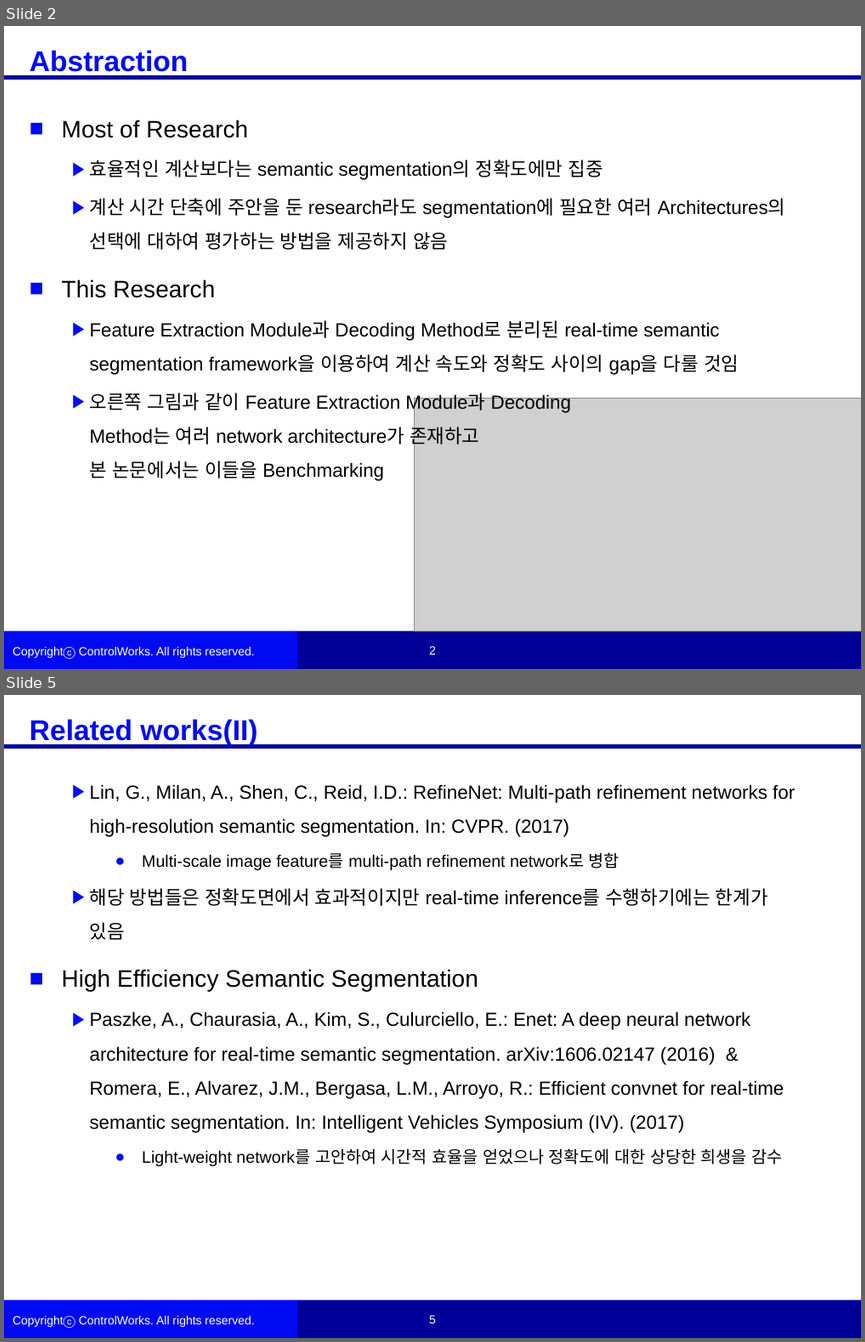
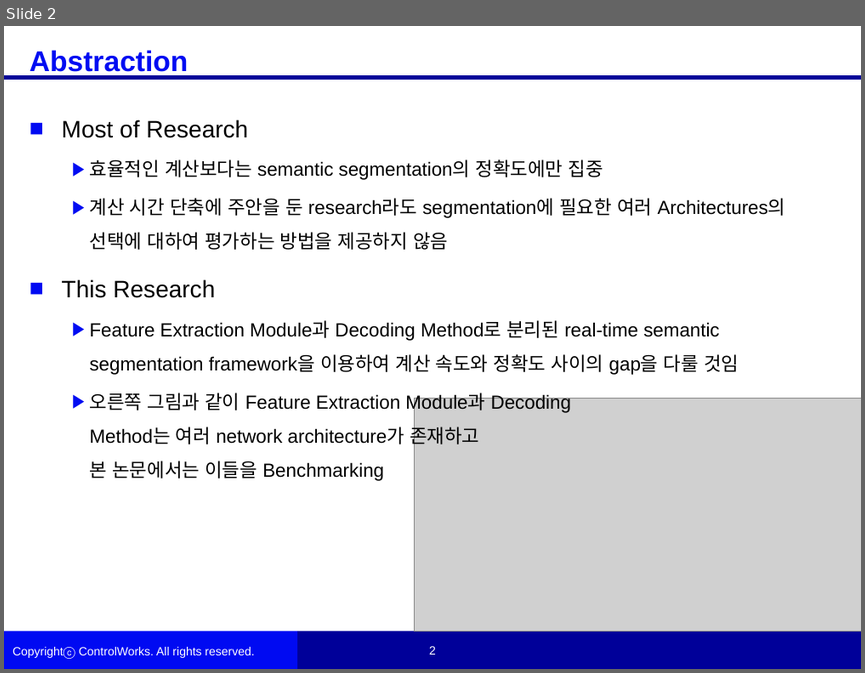
Before and after one commit to woojinKwon/deep_learning_paper, a slide deck: RTSEG_REAL-TIME SEMANTIC SEGMENTATION COMPARATIVE STUDY_논문정리.pptx. Shown one above the other, each under a label of ours: slides 2 and 5 before the commit, slide 2 after it; the slides between them are not shown. The pictures are 865x1342 and 865x673 pixels, drawn with LibreOffice and Linux fonts; fonts in the diff are those of the drawing; grey boxes stand for pictures; background and template pictures are left out. Boxes give left, top, right and bottom in pixels: in the first picture for what was removed or moved away, otherwise in the second. Text is boxed around its words. In the diff, an @@ line names an element or a change of style, - is before the commit and + after.

```diff
--- a/RTSEG_REAL-TIME SEMANTIC SEGMENTATION COMPARATIVE STUDY_논문정리.pptx
+++ b/RTSEG_REAL-TIME SEMANTIC SEGMENTATION COMPARATIVE STUDY_논문정리.pptx
@@ slide 5 removed at <box>4,695,861,1338</box>, background #FFFFFF; not listed: 6 template elements that a slide beside it also shows @@
@@ text removed at <box>30,719,257,746</box> @@
-Related works(II)
@@ text removed at <box>62,784,794,1166</box> @@
-  ▶ Lin, G., Milan, A., Shen, C., Reid, I.D.: RefineNet: Multi-path refinement networks for high-resolution semantic segmentation. In: CVPR. (2017)
-    ● Multi-scale image feature를 multi-path refinement network로 병합
-  ▶ 해당 방법들은 정확도면에서 효과적이지만 real-time inference를 수행하기에는 한계가 있음
-■ High Efficiency Semantic Segmentation
-  ▶ Paszke, A., Chaurasia, A., Kim, S., Culurciello, E.: Enet: A deep neural network architecture for real-time semantic segmentation. arXiv:1606.02147 (2016) &
-    Romera, E., Alvarez, J.M., Bergasa, L.M., Arroyo, R.: Efficient convnet for real-time semantic segmentation. In: Intelligent Vehicles Symposium (IV). (2017)
-    ● Light-weight network를 고안하여 시간적 효율을 얻었으나 정확도에 대한 상당한 희생을 감수
```
Also in this commit, not shown: 4 slides changed, 5 slides added, 4 other slides removed.
